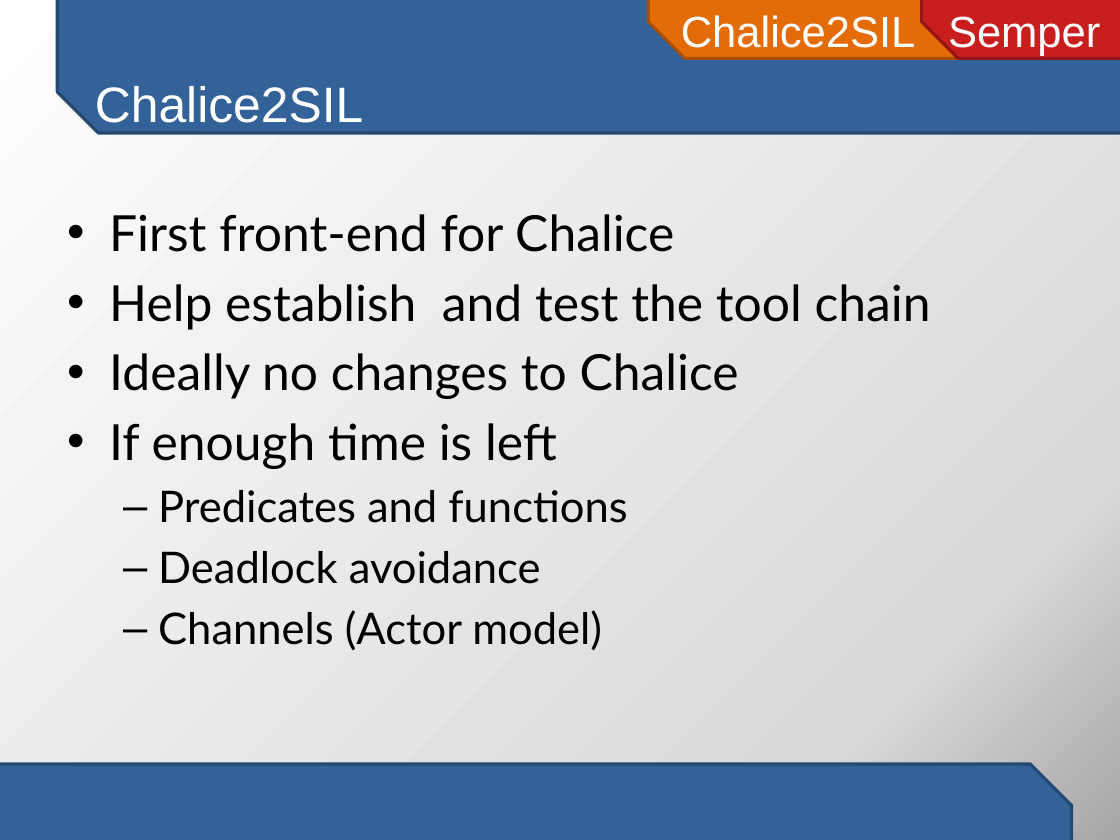
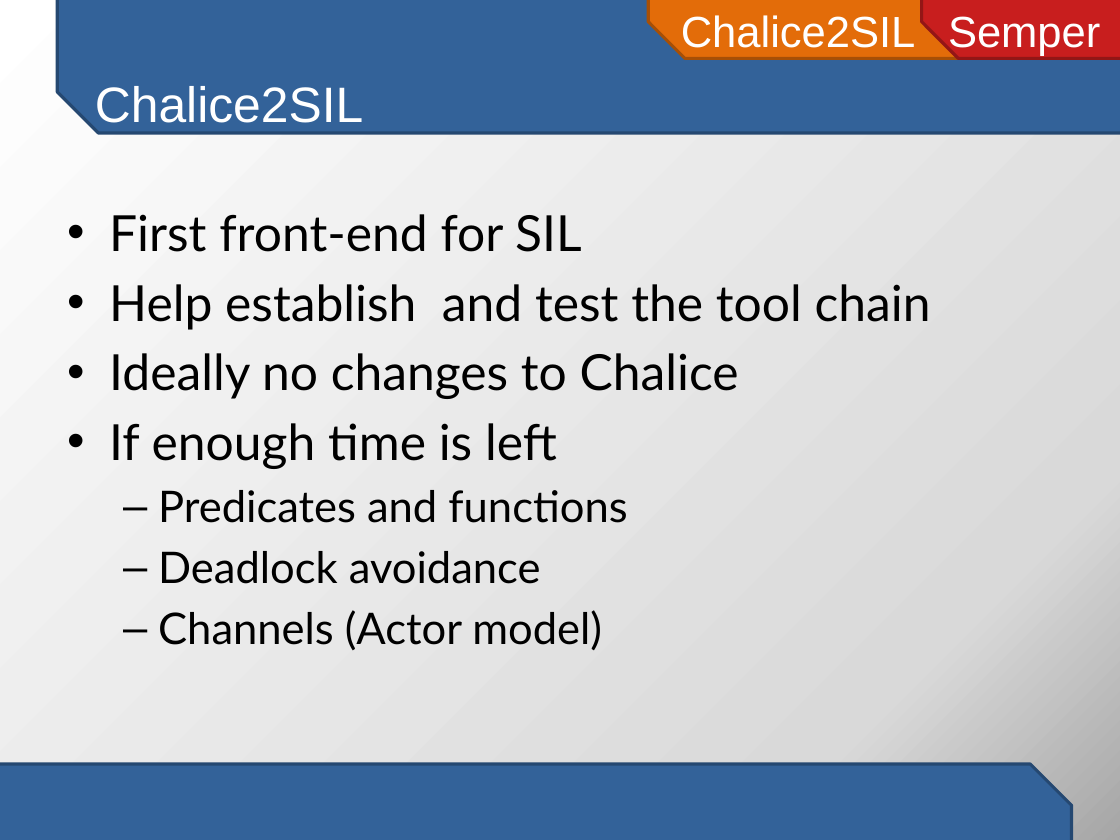
Before and after one commit to viperproject/chalice2silver, a slide deck: slide 8 of chalice2sil/doc/initial-project-presentation.pptx. Drawn at 1120x840 pixels with LibreOffice and Linux fonts; fonts in the diff are those of the drawing. Boxes give left, top, right and bottom in pixels: in the first picture for what was removed or moved away, otherwise in the second. Text is boxed around its words. In the diff, an @@ line names an element or a change of style, - is before the commit and + after.

Commit message:
Fix type in presentation, description

```diff
--- a/chalice2sil/doc/initial-project-presentation.pptx
+++ b/chalice2sil/doc/initial-project-presentation.pptx
@@ text at [109, 214, 581, 252]: text changed @@
-• First front-end for Chalice
+• First front-end for SIL
```
Also in this commit, not shown: 3 other files.
